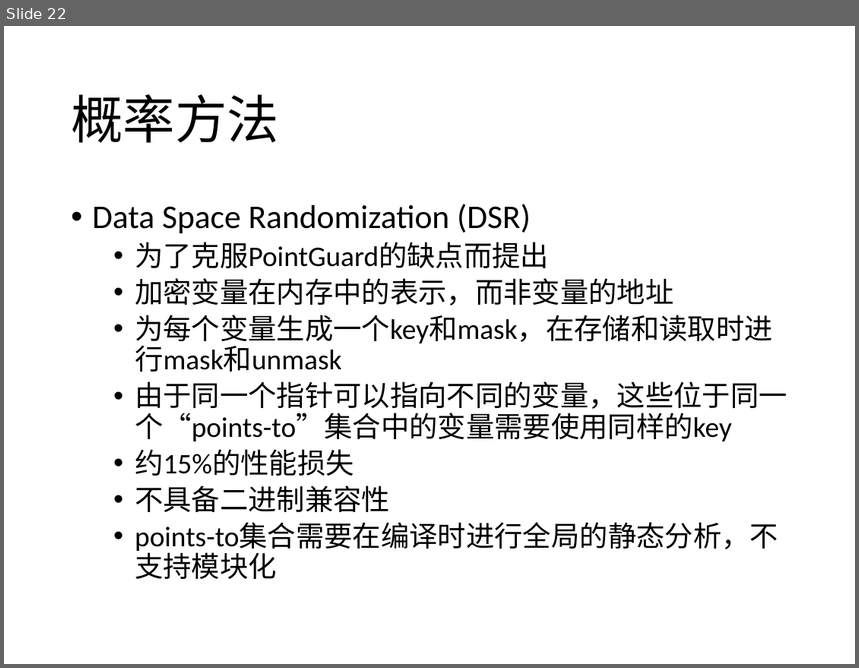
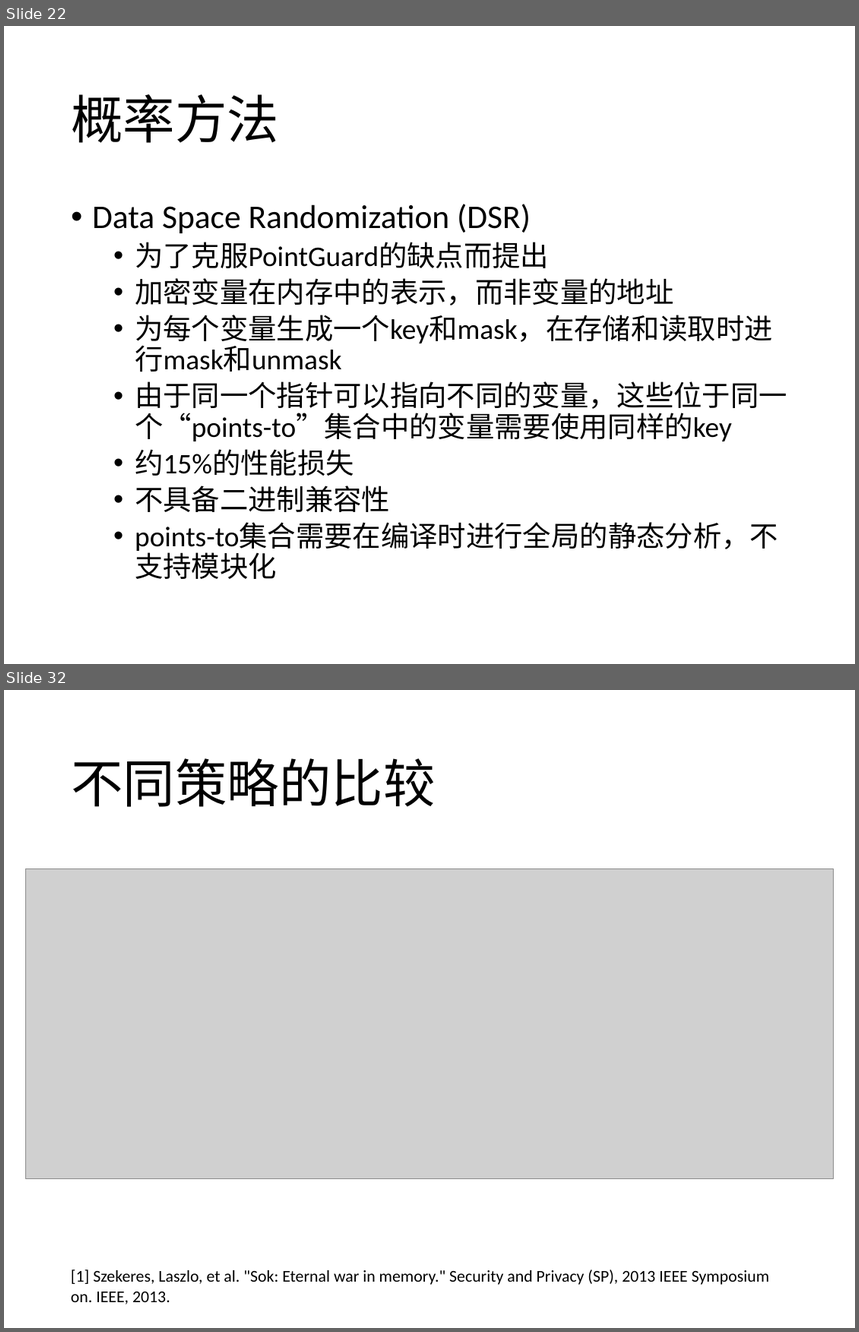
Before and after one commit to CodeATA/Docs, a slide deck: 内存安全报告.pptx. Shown one above the other, each under a label of ours: slide 22 before the commit, slides 22 and 32 after it; the slides between them are not shown. The pictures are 859x668 and 859x1332 pixels, drawn with LibreOffice and Linux fonts; fonts in the diff are those of the drawing; grey boxes stand for pictures. Boxes give left, top, right and bottom in pixels: in the first picture for what was removed or moved away, otherwise in the second. Text is boxed around its words. In the diff, an @@ line names an element or a change of style, - is before the commit and + after.

```diff
--- a/内存安全报告.pptx
+++ b/内存安全报告.pptx
@@ slide 32 added at (4,690,855,1328), background #FFFFFF @@
@@ title added at (71,758,435,807), 44 pt, text #000000 @@
+不同策略的比较
@@ picture added at (25,869,833,1179) @@
@@ text added at (71,1270,769,1305), 14 pt, text #000000 @@
+[1] Szekeres, Laszlo, et al. "Sok: Eternal war in memory." Security and Privacy (SP), 2013 IEEE Symposium on. IEEE, 2013.
```
Also in this commit, not shown: 1 slide changed, 13 other slides added, 1 other file.
